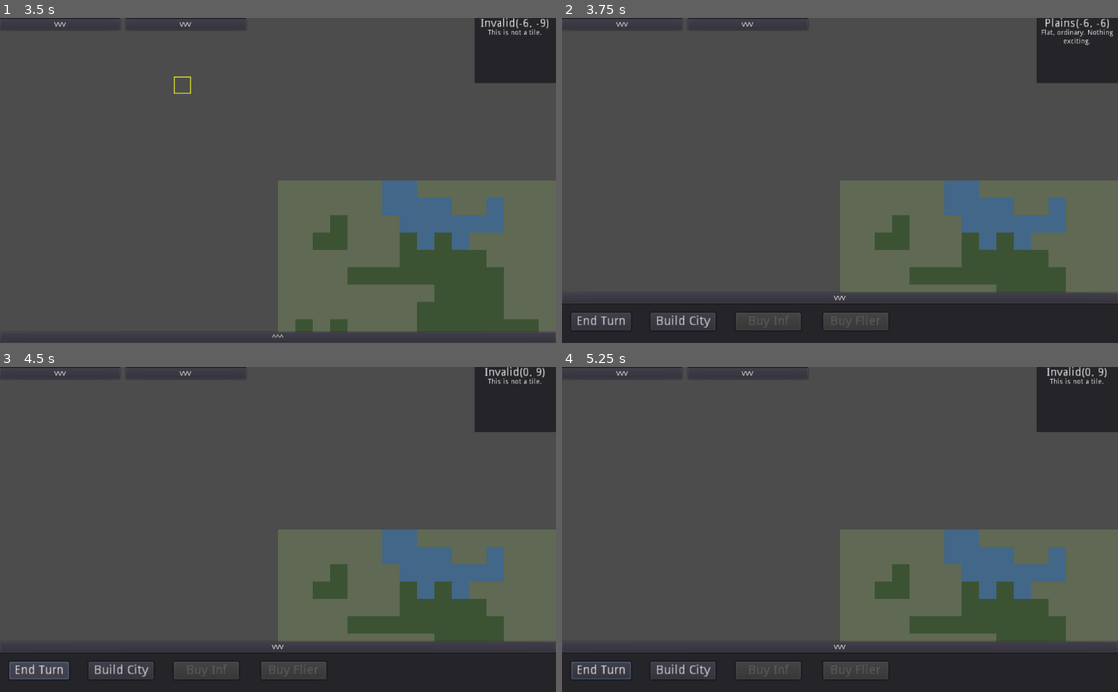
Above: before the commit, frames 1-4 (two rows, left to right).
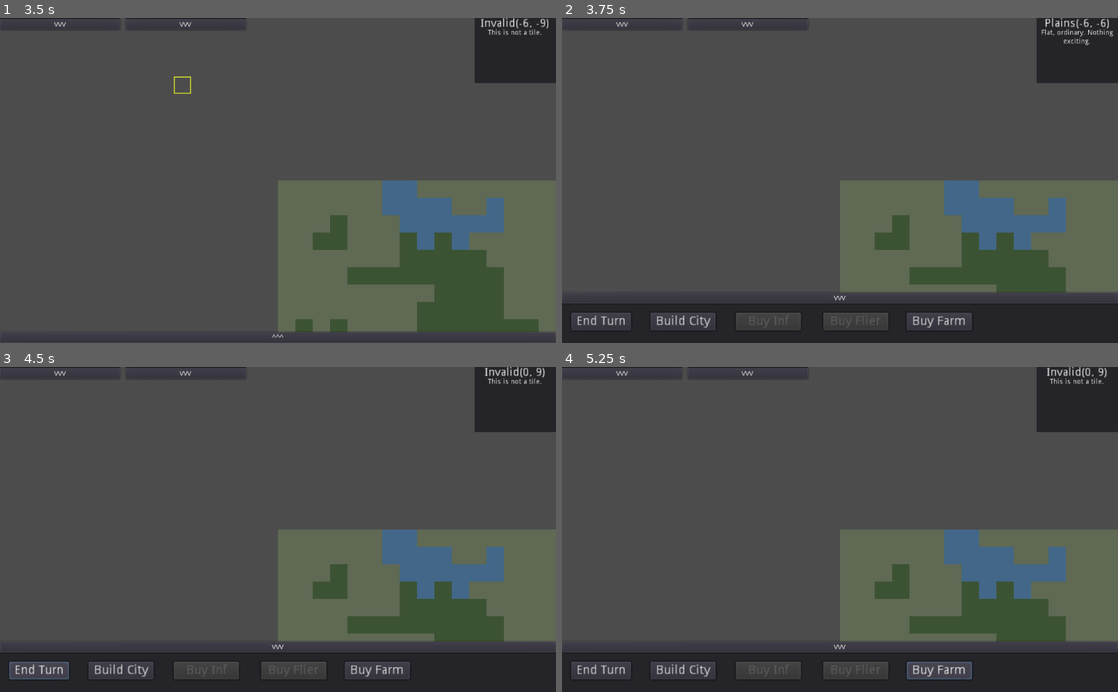
Above: after the commit, the same moments.

Repository: Nore5515/literate-barnacle
Game: Godot game, scene res://Scenes/Main.tscn
Same seed, same stepped clock (60 frames per second), same inputs: the game is played once before the commit and once after it.
Inputs (mouse positions are in pixels of both pictures, inside the frame that each line leads up to):
- Up to frame 1 (3.5 s): click "vvv" at 0.5 s; click "^^^" at 1.25 s; click "vvv" at 2 s; click "^^^" at 2.75 s
- Up to frame 2 (3.75 s): click "^^^" at 3.5 s
- Up to frame 3 (4.5 s): click "End Turn" at 4.25 s
- Up to frame 4 (5.25 s): click (940, 669) at 5 s, where only the run after the commit has a clickable "Buy Farm"

Frame 1 is identical in both runs. In frame 2, 0.4% of the frame differs, in the area x 62-74%, y 90-96%; in frame 3, 0.4%; in frame 4, 0.7%, in the area x 1-74%, y 90-97%.

Commit message:
updates after a while

Diff:
--- a/Scenes/CanvasLayer.gd
+++ b/Scenes/CanvasLayer.gd
@@ -5,6 +5,14 @@
 var unitPanelHidden = true
 var controlPanelHidden = false
 
+
+var stackManager
+export (NodePath) var stackManagerPath
+
+
+
+func _ready():
+	stackManager = get_node(stackManagerPath)
 
 
 func updateDetails(title, desc):
@@ -112,10 +120,10 @@
 
 
 func updateUnitDetails():
-	$UnitPanel/UnitDetails.text = String(get_parent().isSelectingTileWithStack())
+	$UnitPanel/UnitDetails.text = String(stackManager.isSelectingTileWithStack())
 	$UnitPanel/UnitDetails.text += "\n"
-	if get_parent().getSelectedStack() != null:
-		$UnitPanel/UnitDetails.text += get_parent().getSelectedStack().getDetails()
+	if stackManager.getSelectedStack() != null:
+		$UnitPanel/UnitDetails.text += stackManager.getSelectedStack().getDetails()
 
 
 func revealUnitPanel():
@@ -132,4 +140,8 @@
 
 
 func _on_UnitMoveButton_pressed():
-	get_parent().moveUnitPressed()
+	stackManager.moveUnitPressed()
+
+
+func _on_BuyFarmButton_pressed():
+	print ("Farm time!")
--- a/Scenes/Main.gd
+++ b/Scenes/Main.gd
@@ -30,11 +30,6 @@
 var allStructures = []
 var cityCount = 0
 
-# Units
-var stacks = []
-var movingStack = false
-var savedStack
-
 # Other
 var mousingOverControl = false
 var mousingOverUnitPanel = false
@@ -48,14 +43,7 @@
 func setCityCount(_cityCount) -> void:
 	cityCount = _cityCount
 
-# Check the highlighted tile for any stacks
-# Return the first stack found
-func getSelectedStack():
-	var highlightLoc = $Grid.getLocAtPos($Highlight.global_position)
-	for stack in stacks:
-		if stack.location == highlightLoc:
-			return stack
-	return null
+
 
 # Check the highlighted tile for any cities
 # Return the first city found
@@ -75,7 +63,7 @@
 
 
 func _ready():
-	isSelectingTileWithStack()
+	$StackManager.isSelectingTileWithStack()
 	var u = load("res://Scripts/Unit.gd").new()
 	u.type = "Inf"
 	u.randomizeID()
@@ -86,52 +74,7 @@
 ### OTHER
 
 
-# Begin moving unit.
-func moveUnitPressed() -> void:
-	#print ("Move Unit Pressed...")
-	if savedStack == null:
-		#print ("Saving Stack.")
-		if isSelectingTileWithStack():
-			savedStack = getSelectedStack()
-			movingStack = true
-			$CanvasLayer/MovingUnitLabel.visible = true
-			$CanvasLayer/UnitPanel/UnitMoveButton.disabled = true
-	else:
-		#print ("Moving and Clearing Stack.")
-		moveStackToSelected(savedStack)
-		$CanvasLayer/UnitPanel/UnitMoveButton.disabled = true
-		movingStack = false
-		$CanvasLayer/MovingUnitLabel.visible = false
-		savedStack = null
-	$CanvasLayer.updateUnitDetails()
-
-# Moves the given stack to the currently highlighted tile
-# If there is a friendly stack on the tile, merge
-func moveStackToSelected(stack) -> bool:
-	#print ("MOVE STACK TO SELECTED")
-	if stacks.has(stack):
-		if isSelectingTileWithStack():
-			stacks.erase(stack)
-			getSelectedStack().absorbStack(stack)
-		var loc = getHighlightedTileLoc()
-		stack.moveDistance(getStackDistanceTo(stack, loc))
-		stack.location = loc
-		stack.position = $Grid.map_to_world(loc)
-		return true
-	else:
-		return false
-	$CanvasLayer.updateUnitDetails()
-
-# PRE: You are selecting a tile that does not have a stack on it.
-# POST: There is now an empty stack on that tile.
-func addEmptyStackToSelected(): # -> UnitStack.tscn
-	var instance = load("res://Scenes/UnitStack.tscn").instance()
-	var loc = getHighlightedTileLoc()
-	$Grid/UnitGrid.add_child(instance)
-	instance.position = $Grid.map_to_world(loc)
-	instance.location = loc
-	stacks.append(instance)
-	return instance
+
 
 # PRE: None.
 # POST: Adds a key to "allStructures" called "City " + cityCount.
@@ -157,34 +100,8 @@
 		$CanvasLayer.updateDetails("Invalid", "This is not a tile.")
 
 
-func canSavedStackMoveToSelected() -> bool:
-	var rangeCheck = false
-	var terrainCheck = false
-
-	var loc = getHighlightedTileLoc()
-	var slowestMove = savedStack.slowestMove
-
-	var distanceTo = getStackDistanceTo(savedStack, loc)
-	if distanceTo <= slowestMove:
-		rangeCheck = true
-
-	var tile = $Grid.get_cellv(loc)
-	if tile >= 0:
-		if savedStack.canStackFly():
-			terrainCheck = true
-		else:
-			if tile != 1:
-				terrainCheck = true
-
-	if rangeCheck && terrainCheck:
-		#print ("YES")
-		return true
-	#print ("NO")
-	return false
-
-
-func getStackDistanceTo(stack, loc) -> float:
-	return loc.distance_to(stack.location)
+
+
 
 
 func _input(event):
@@ -194,20 +111,20 @@
 			updateDetails(response)
 			$Grid.placeHighlightAtPos(get_global_mouse_position())
 
-			if isSelectingTileWithStack():
+			if $StackManager.isSelectingTileWithStack():
 				$CanvasLayer.updateUnitDetails()
 
-			if !movingStack:
+			if !$StackManager.movingStack:
 				$CanvasLayer.updateUnitDetails()
 
-				if isSelectingTileWithStack():
+				if $StackManager.isSelectingTileWithStack():
 					$CanvasLayer/UnitPanel/UnitMoveButton.disabled = false
 				else:
 					$CanvasLayer/UnitPanel/UnitMoveButton.disabled = true
 
 
 			else:
-				$CanvasLayer/UnitPanel/UnitMoveButton.disabled = !canSavedStackMoveToSelected()
+				$CanvasLayer/UnitPanel/UnitMoveButton.disabled = !$StackManager.canSavedStackMoveToSelected()
 
 			if isSelectingCity():
 				if response == 0:
@@ -224,8 +141,8 @@
 	if event.is_action_pressed("esc"):
 		$CanvasLayer/DetailPanel.visible = false
 		$Highlight.visible = false
-		movingStack = false
-		savedStack = null
+		$StackManager.movingStack = false
+		$StackManager.savedStack = null
 		$CanvasLayer/MovingUnitLabel.visible = false
 		#$Grid.genTerrainInSquare(Vector2(30,30))
 
@@ -234,7 +151,7 @@
 	treasury += income
 	treasury -= expenses
 	updateAll()
-	for stack in stacks:
+	for stack in $StackManager.stacks:
 		stack.endTurn()
 
 
@@ -262,32 +179,27 @@
 	return false
 
 
-func isSelectingTileWithStack():
-	var highlightLoc = $Grid.getLocAtPos($Highlight.global_position)
-	for stack in stacks:
-		if stack.location == highlightLoc:
-			return true
-	return false
+
 
 
 # Add an inf unit to the selected stack
 # If no stacks present create an empty stack and add 1 inf
 func _on_BuyInfButton_pressed():
 	if billTreasury(unitRef["Inf"].cost):
-		if !isSelectingTileWithStack():
-			addEmptyStackToSelected()
-		if getSelectedStack() != null:
-			getSelectedStack().addUnitByRef(unitRef["Inf"])
+		if !$StackManager.isSelectingTileWithStack():
+			$StackManager.addEmptyStackToSelected()
+		if $StackManager.getSelectedStack() != null:
+			$StackManager.getSelectedStack().addUnitByRef(unitRef["Inf"])
 		$CanvasLayer.updateUnitDetails()
 
 # Add a Flier unit to the selected stack
 # If no stacks present create an empty stack and add 1 Flier
 func _on_BuyFlierButton_pressed():
 	if billTreasury(unitRef["Flier"].cost):
-		if !isSelectingTileWithStack():
-			addEmptyStackToSelected()
-		if getSelectedStack() != null:
-			getSelectedStack().addUnitByRef(unitRef["Flier"])
+		if !$StackManager.isSelectingTileWithStack():
+			$StackManager.addEmptyStackToSelected()
+		if $StackManager.getSelectedStack() != null:
+			$StackManager.getSelectedStack().addUnitByRef(unitRef["Flier"])
 		$CanvasLayer.updateUnitDetails()
 
 
--- a/Scenes/Main.tscn
+++ b/Scenes/Main.tscn
@@ -9,6 +9,7 @@
 [ext_resource path="res://Scenes/CanvasLayer.gd" type="Script" id=7]
 [ext_resource path="res://Assets/Highlight.png" type="Texture" id=8]
 [ext_resource path="res://Assets/city.png" type="Texture" id=9]
+[ext_resource path="res://Scenes/StackManager.gd" type="Script" id=10]
 
 [sub_resource type="TileSet" id=1]
 0/name = "plains.png 0"
@@ -97,6 +98,7 @@
 
 [node name="CanvasLayer" type="CanvasLayer" parent="."]
 script = ExtResource( 7 )
+stackManagerPath = NodePath("../StackManager")
 
 [node name="DetailPanel" type="Panel" parent="CanvasLayer"]
 visible = false
@@ -265,6 +267,18 @@
 "_edit_use_anchors_": false
 }
 
+[node name="BuyFarmButton" type="Button" parent="CanvasLayer/ControlPanel"]
+margin_left = 635.078
+margin_top = 36.5651
+margin_right = 708.078
+margin_bottom = 56.5651
+rect_scale = Vector2( 1.64424, 1.64424 )
+mouse_filter = 1
+text = "Buy Farm"
+__meta__ = {
+"_edit_use_anchors_": false
+}
+
 [node name="MovingUnitLabel" type="Label" parent="CanvasLayer"]
 visible = false
 margin_top = 219.124
@@ -280,6 +294,10 @@
 position = Vector2( 336.103, 107.685 )
 texture = ExtResource( 8 )
 centered = false
+
+[node name="StackManager" type="Node" parent="."]
+script = ExtResource( 10 )
+canvasLayerPath = NodePath("../CanvasLayer")
 [connection signal="pressed" from="CanvasLayer/EconPanel/EconButton" to="CanvasLayer" method="_on_EconButton_pressed"]
 [connection signal="mouse_entered" from="CanvasLayer/UnitPanel" to="." method="_on_UnitPanel_mouse_entered"]
 [connection signal="mouse_exited" from="CanvasLayer/UnitPanel" to="." method="_on_UnitPanel_mouse_exited"]
@@ -292,3 +310,4 @@
 [connection signal="pressed" from="CanvasLayer/ControlPanel/BuildCityButton" to="CanvasLayer" method="_on_BuildCityButton_pressed"]
 [connection signal="pressed" from="CanvasLayer/ControlPanel/BuyInfButton" to="." method="_on_BuyInfButton_pressed"]
 [connection signal="pressed" from="CanvasLayer/ControlPanel/BuyFlierButton" to="." method="_on_BuyFlierButton_pressed"]
+[connection signal="pressed" from="CanvasLayer/ControlPanel/BuyFarmButton" to="CanvasLayer" method="_on_BuyFarmButton_pressed"]
--- /dev/null
+++ b/Scenes/StackManager.gd
@@ -0,0 +1,114 @@
+extends Node
+
+
+var savedStack
+var movingStack
+var stacks = []
+
+
+var canvasLayer
+export (NodePath) var canvasLayerPath
+
+
+func _ready():
+	canvasLayer = get_node(canvasLayerPath)
+
+
+func canSavedStackMoveToSelected() -> bool:
+	var rangeCheck = false
+	var terrainCheck = false
+
+	var loc = get_parent().getHighlightedTileLoc()
+	var slowestMove = savedStack.slowestMove
+
+	var distanceTo = getStackDistanceTo(savedStack, loc)
+	if distanceTo <= slowestMove:
+		rangeCheck = true
+
+	var tile = get_parent().get_node("Grid").get_cellv(loc)
+	if tile >= 0:
+		if savedStack.canStackFly():
+			terrainCheck = true
+		else:
+			if tile != 1:
+				terrainCheck = true
+
+	if rangeCheck && terrainCheck:
+		#print ("YES")
+		return true
+	#print ("NO")
+	return false
+
+
+
+func getStackDistanceTo(stack, loc) -> float:
+	return loc.distance_to(stack.location)
+
+
+
+# Check the highlighted tile for any stacks
+# Return the first stack found
+func getSelectedStack():
+	var highlightLoc = get_parent().get_node("Grid").getLocAtPos(get_parent().get_node("Highlight").global_position)
+	for stack in stacks:
+		if stack.location == highlightLoc:
+			return stack
+	return null
+
+
+func isSelectingTileWithStack():
+	var highlightLoc = get_parent().get_node("Grid").getLocAtPos(get_parent().get_node("Highlight").global_position)
+	for stack in stacks:
+		if stack.location == highlightLoc:
+			return true
+	return false
+
+
+# Begin moving unit.
+func moveUnitPressed() -> void:
+	#print ("Move Unit Pressed...")
+	if savedStack == null:
+		#print ("Saving Stack.")
+		if isSelectingTileWithStack():
+			savedStack = getSelectedStack()
+			movingStack = true
+			canvasLayer.get_node("MovingUnitLabel").visible = true
+			canvasLayer.get_node("UnitPanel/UnitMoveButton").disabled = true
+	else:
+		#print ("Moving and Clearing Stack.")
+		moveStackToSelected(savedStack)
+		canvasLayer.get_node("UnitPanel/UnitMoveButton").disabled = true
+		movingStack = false
+		canvasLayer.get_node("MovingUnitLabel").visible = false
+		savedStack = null
+	canvasLayer.updateUnitDetails()
+
+# Moves the given stack to the currently highlighted tile
+# If there is a friendly stack on the tile, merge
+func moveStackToSelected(stack) -> bool:
+	#print ("MOVE STACK TO SELECTED")
+	if stack.location != stack.location:
+		if stacks.has(stack):
+			if isSelectingTileWithStack():
+				stacks.erase(stack)
+				getSelectedStack().absorbStack(stack)
+			var loc = get_parent().getHighlightedTileLoc()
+			stack.moveDistance(getStackDistanceTo(stack, loc))
+			stack.location = loc
+			stack.position = get_parent().get_node("Grid").map_to_world(loc)
+			return true
+		else:
+			return false
+		canvasLayer.updateUnitDetails()
+	return false
+
+# PRE: You are selecting a tile that does not have a stack on it.
+# POST: There is now an empty stack on that tile.
+func addEmptyStackToSelected(): # -> UnitStack.tscn
+	var instance = load("res://Scenes/UnitStack.tscn").instance()
+	var loc = get_parent().getHighlightedTileLoc()
+	get_parent().get_node("Grid").add_child(instance)
+	instance.position = get_parent().get_node("Grid").map_to_world(loc)
+	instance.location = loc
+	stacks.append(instance)
+	return instance
Not shown: 1 places in Scenes/Main.tscn that only renumber resources
